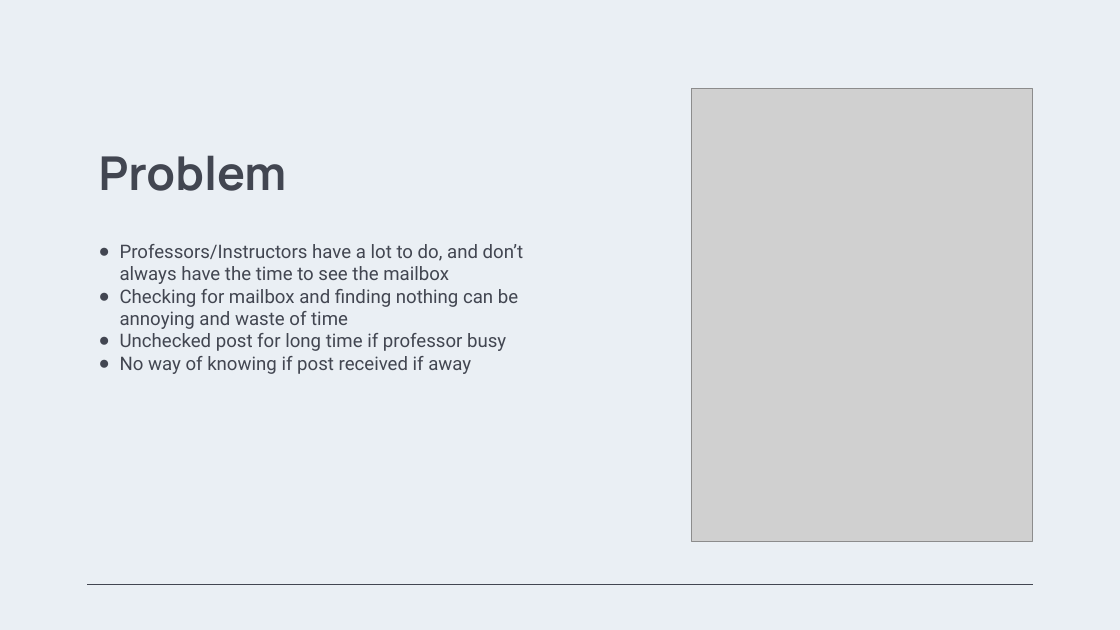
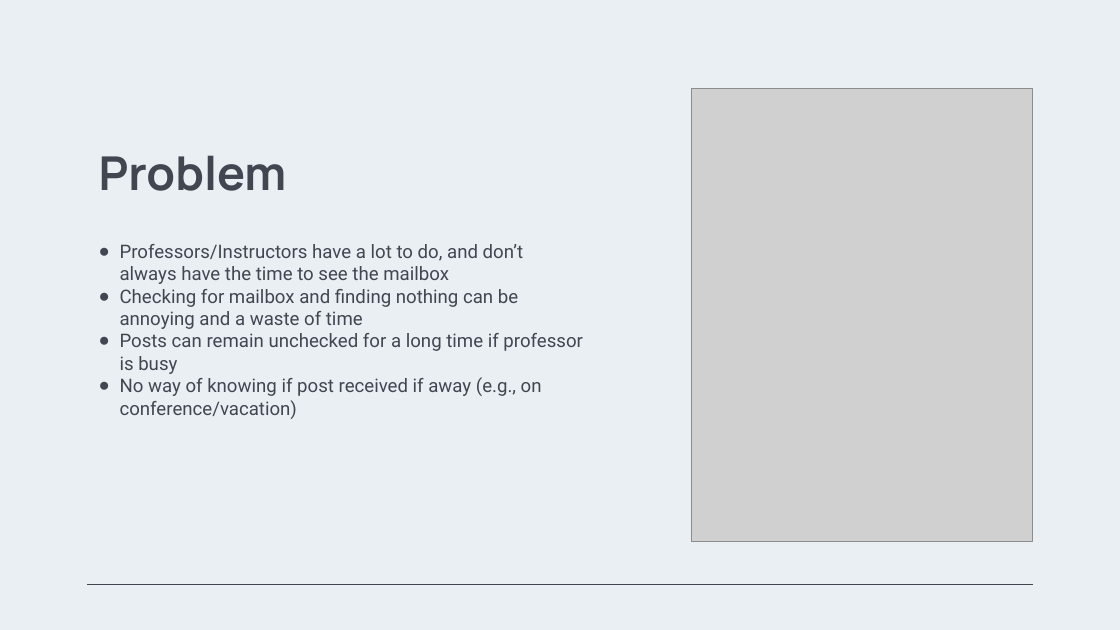
Before and after one commit to AbhinavK02/LoRaProject, a slide deck: slide 2 of A.1 Pitch Presentation/The_Talking_Mailbox_Pitch.pptx. Drawn at 1120x630 pixels with LibreOffice and Linux fonts; fonts in the diff are those of the drawing; grey boxes stand for pictures; background and template pictures are left out. Boxes give left, top, right and bottom in pixels: in the first picture for what was removed or moved away, otherwise in the second. Text is boxed around its words. In the diff, an @@ line names an element or a change of style, - is before the commit and + after.

Commit message:
Small tweaks to pitch

```diff
--- a/A.1 Pitch Presentation/The_Talking_Mailbox_Pitch.pptx
+++ b/A.1 Pitch Presentation/The_Talking_Mailbox_Pitch.pptx
@@ subtitle at box(120, 289, 583, 419): text changed @@
-● Checking for mailbox and finding nothing can be annoying and waste of time
-● Unchecked post for long time if professor busy
-● No way of knowing if post received if away
+● Checking for mailbox and finding nothing can be annoying and a waste of time
+● Posts can remain unchecked for a long time if professor is busy
+● No way of knowing if post received if away (e.g., on conference/vacation)
```
Also in this commit, not shown: 1 other file.
